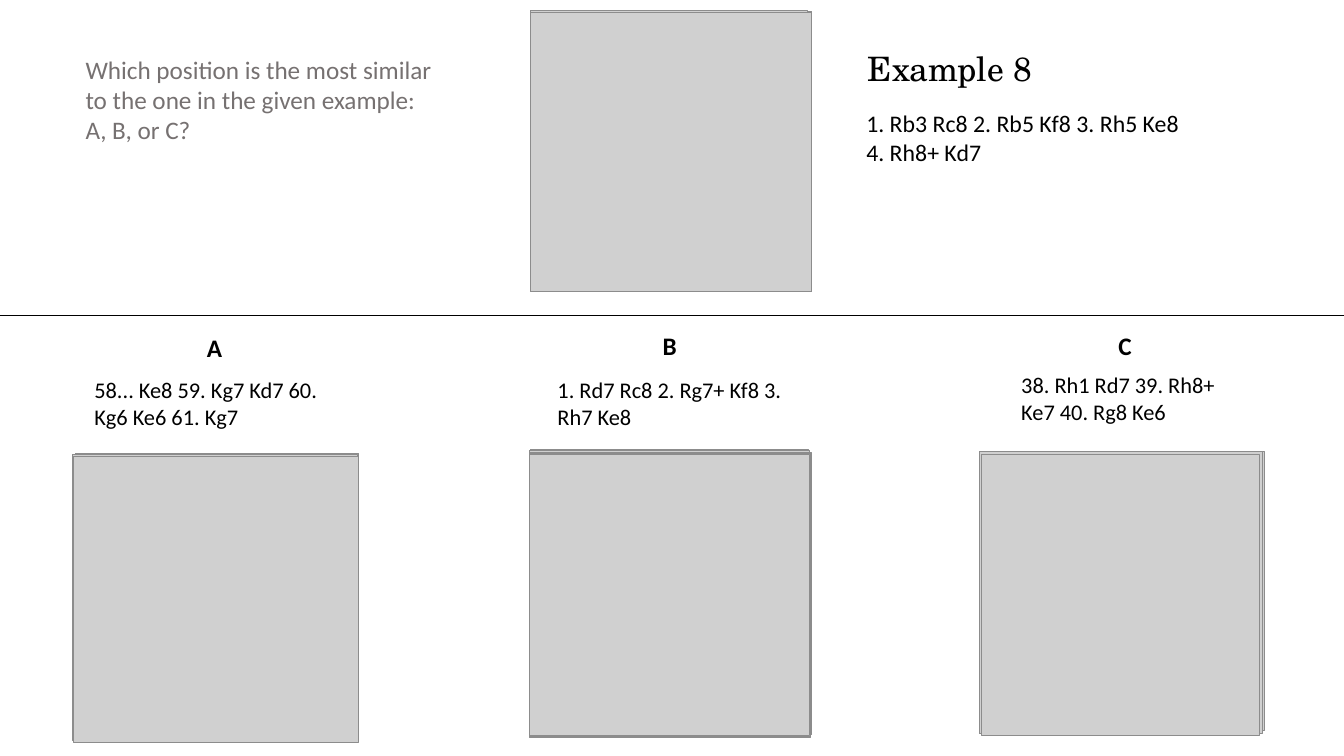
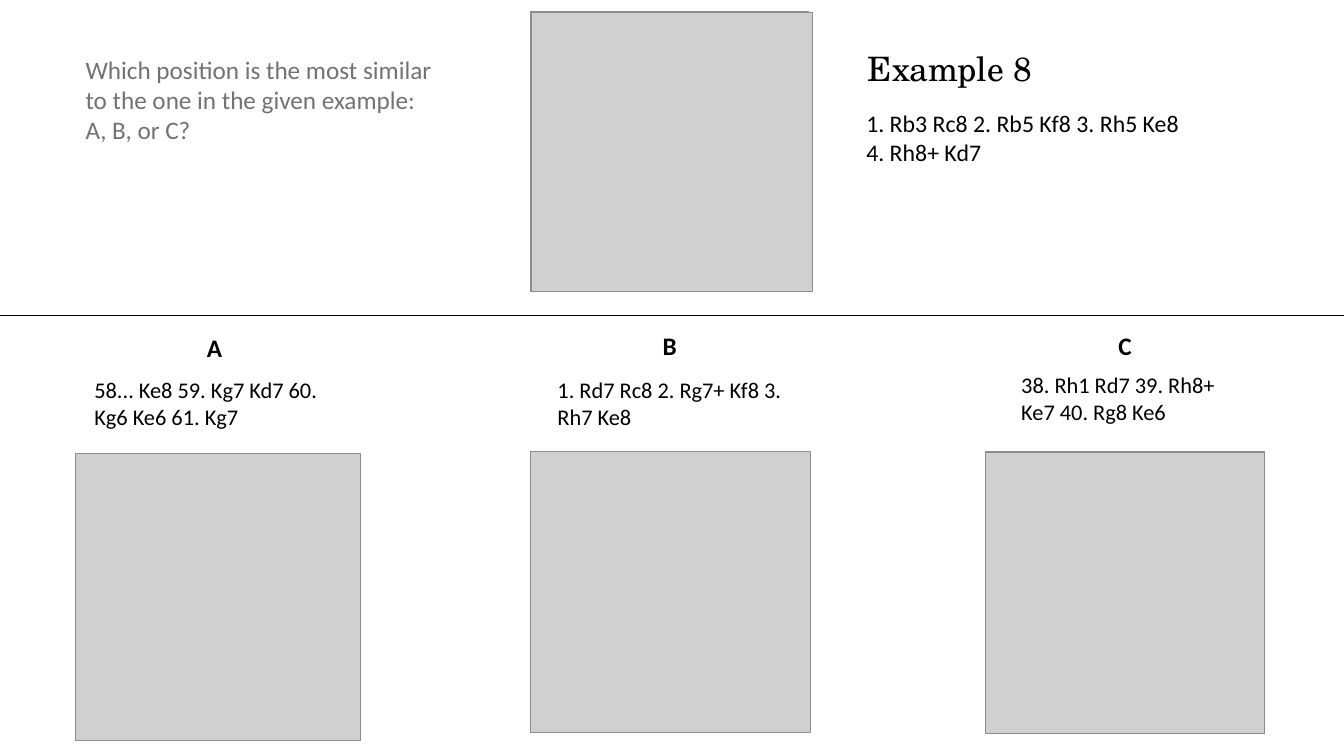
Before and after one commit to zigamedved/ziga-chess, a slide deck: slide 9 of results/Similar_Rook_Endgames.pptx. Drawn at 1344x756 pixels with LibreOffice and Linux fonts; fonts in the diff are those of the drawing; grey boxes stand for pictures. Boxes give left, top, right and bottom in pixels: in the first picture for what was removed or moved away, otherwise in the second. Text is boxed around its words. In the diff, an @@ line names an element or a change of style, - is before the commit and + after.

```diff
--- a/results/Similar_Rook_Endgames.pptx
+++ b/results/Similar_Rook_Endgames.pptx
@@ picture removed at [72,455,357,740] @@
@@ picture removed at [75,457,356,738] @@
@@ picture removed at [76,456,354,731] @@
@@ picture removed at [76,457,357,737] @@
@@ picture removed at [76,460,357,739] @@
@@ picture removed at [76,454,360,738] @@
@@ picture removed at [77,460,357,739] @@
@@ picture removed at [529,451,810,734] @@
@@ picture removed at [529,453,809,731] @@
@@ picture removed at [529,453,811,738] @@
@@ picture removed at [529,454,811,737] @@
@@ picture removed at [531,450,810,732] @@
@@ picture removed at [531,453,813,735] @@
@@ picture removed at [980,452,1262,731] @@
@@ picture removed at [980,454,1260,734] @@
@@ picture removed at [980,452,1263,734] @@
@@ picture removed at [983,452,1265,730] @@
@@ picture: place and size @@
-picture at [982,455,1260,736]
+picture at [986,452,1264,733]
@@ picture removed at [986,457,1264,730] @@
```
Also in this commit, not shown: 13 other slides changed, 2 other files.
